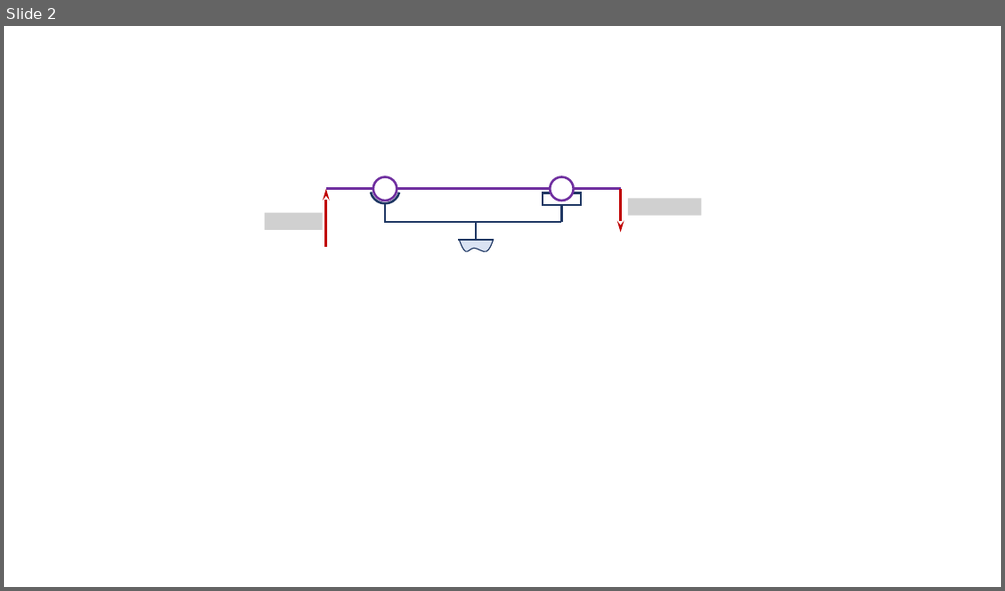
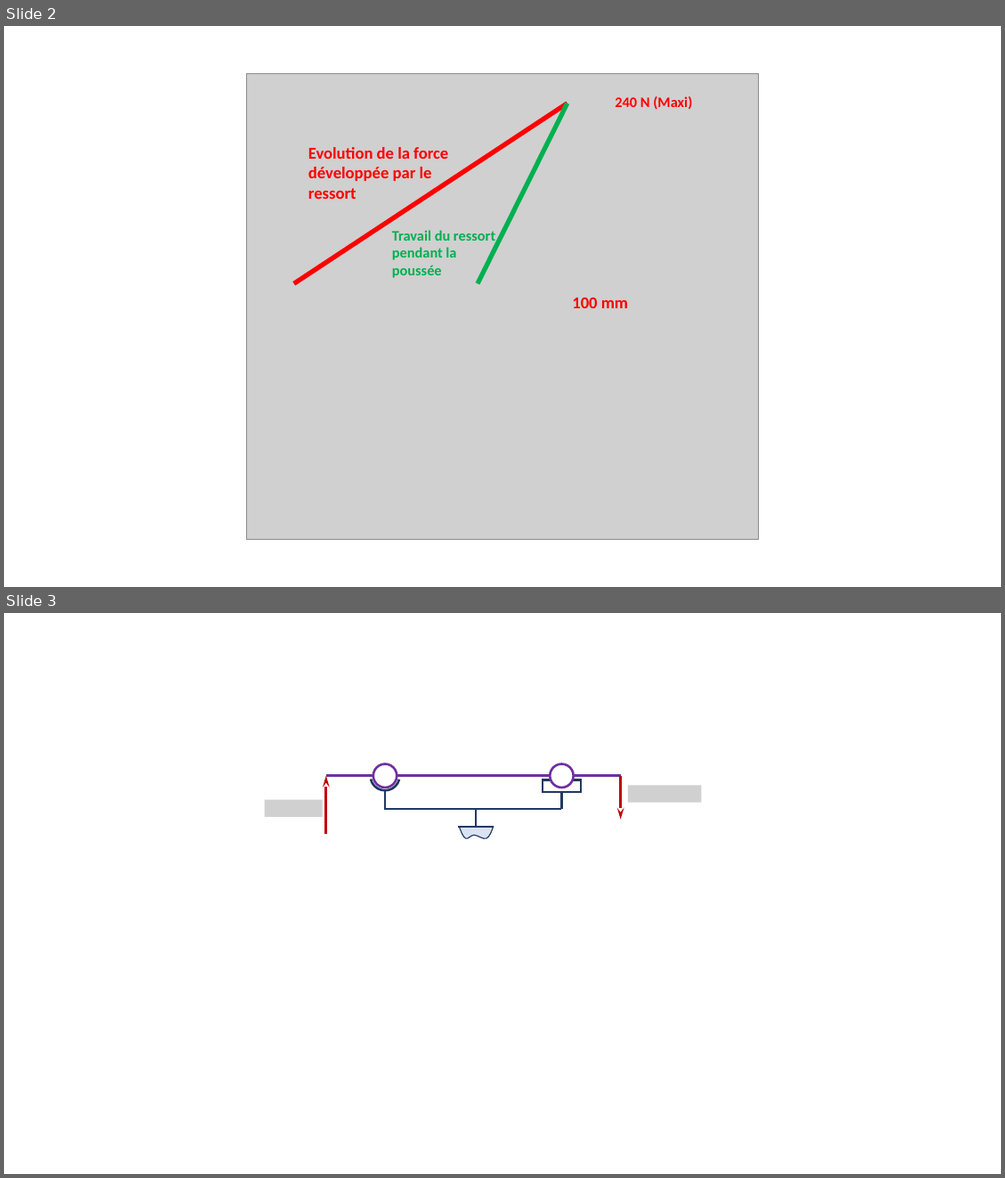
Before and after one commit to xpessoles/Sujets_Concours, a slide deck: 2022/Exemple/FichiersProf/Corrigé LaTeX/images/Figures.pptx. Shown one above the other, each under a label of ours: slide 2 before the commit, slides 2 and 3 after it. The pictures are 1005x591 and 1005x1178 pixels, drawn with LibreOffice and Linux fonts; fonts in the diff are those of the drawing; grey boxes stand for pictures; background and template pictures are left out. Boxes give left, top, right and bottom in pixels: in the first picture for what was removed or moved away, otherwise in the second. Text is boxed around its words. In the diff, an @@ line names an element or a change of style, - is before the commit and + after.

```diff
--- a/2022/Exemple/FichiersProf/Corrigé LaTeX/images/Figures.pptx
+++ b/2022/Exemple/FichiersProf/Corrigé LaTeX/images/Figures.pptx
@@ slide 2 added at (4, 26, 1001, 587), background #FFFFFF @@
@@ picture added at (246, 73, 760, 539) @@
@@ line added from (294, 283) to (567, 103), #FF0000 4.5 pt @@
@@ line added from (477, 283) to (567, 103), #00B050 4.5 pt @@
@@ text added at (615, 96, 692, 110), 14 pt, text #FF0000, bold @@
+240 N (Maxi)
@@ text added at (308, 147, 448, 199), 16 pt, text #FF0000, bold @@
+Evolution de la force développée par le ressort
@@ text added at (392, 230, 495, 278), 14 pt, text #00B050, bold @@
+Travail du ressort pendant la poussée
@@ text added at (572, 297, 628, 308), 16 pt, text #FF0000, bold @@
+100 mm
@@ what was slide 2 is now slide 3 @@
```
Also in this commit, not shown: 1 slide changed, 3 other slides added, 5 other files.
